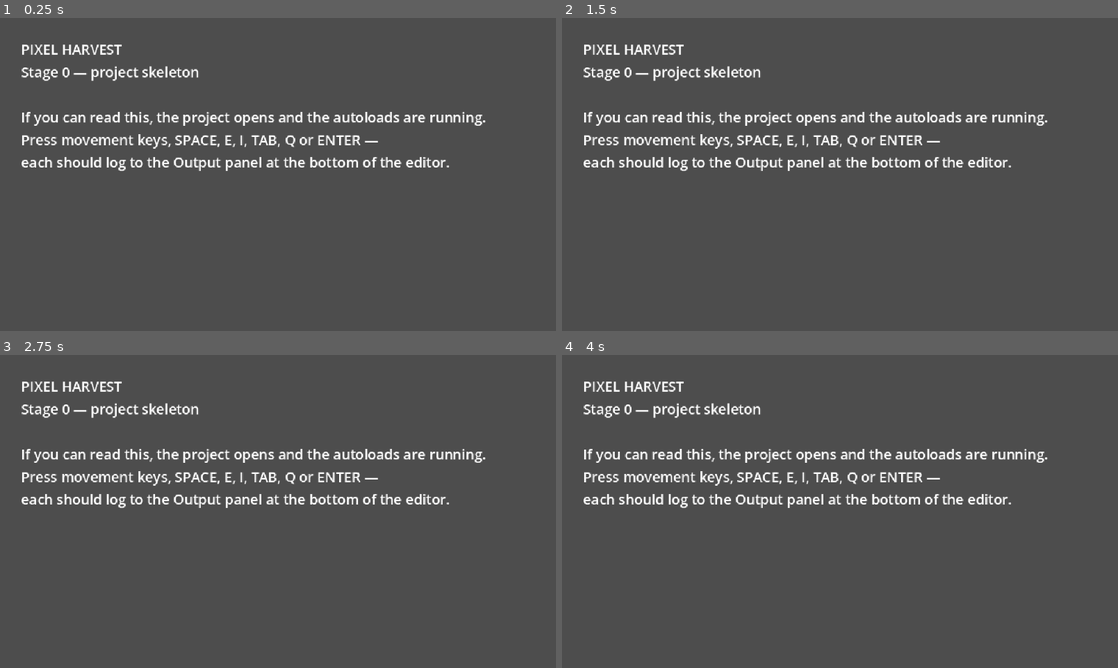
Above: before the commit, frames 1-4 (two rows, left to right).
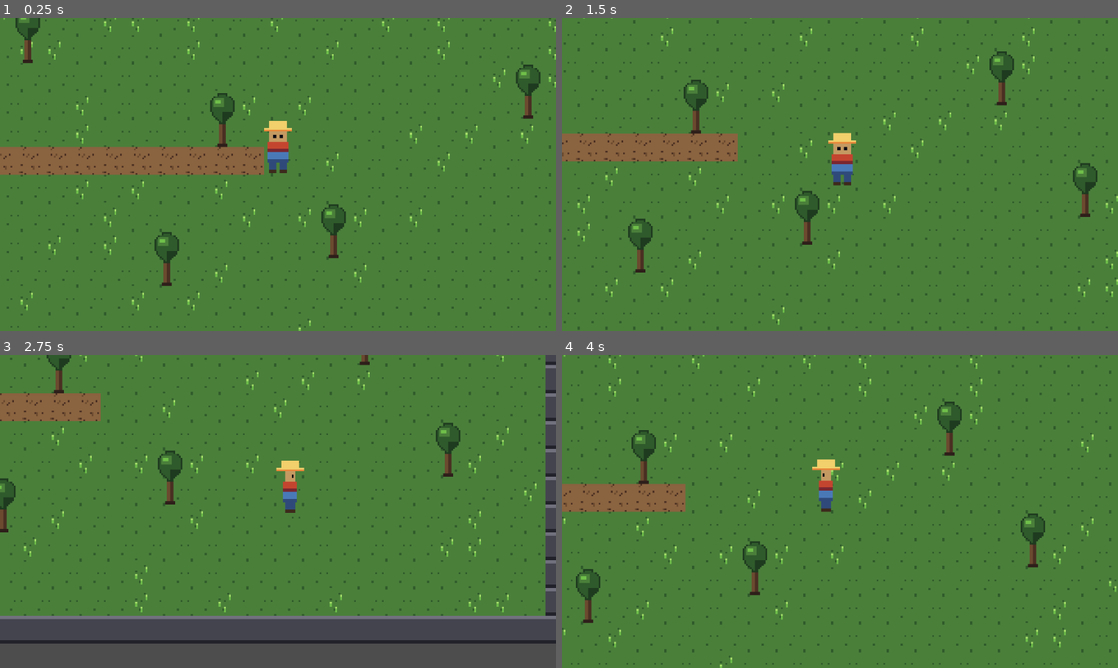
Above: after the commit, the same moments.

Repository: davebulwer-web/pixelharvest
Game: Godot game, scene res://scenes/main.tscn
Two runs of this game, one before a commit and one after it. Both use one fixed random seed, a clock stepped at 60 frames per second and the inputs below.
Inputs:
- Up to frame 1 (0.25 s): no input
- Up to frame 2 (1.5 s): tap Enter (sleep) at 0.5 s; hold D (move_right) 0.53-1.28 s; tap E (interact) at 0.6 s; hold S (move_down) from 1.28 s (still down); tap Tab (next_tool) at 1.35 s
- Up to frame 3 (2.75 s): release S (move_down) at 2.03 s; hold D (move_right) from 2.03 s (still down); tap Q (prev_tool) at 2.1 s
- Up to frame 4 (4 s): release D (move_right) at 2.78 s; hold W (move_up) 2.78-3.53 s; tap Enter (sleep) at 2.85 s; hold A (move_left) from 3.53 s (still down); tap Space (use_tool) at 3.6 s

The runs differ from the first frame. In frame 1, 100% of the frame differs, in the area x 0-100%, y 0-100%; in frame 2, 100%; in frame 3, 84%; in frame 4, 100%.

Commit message:
Stage 1a: player movement, animation, collision, Y-sorting on placeholder art

Diff:
--- /dev/null
+++ b/assets/sprites/player_frames.tres
@@ -0,0 +1,214 @@
+[gd_resource type="SpriteFrames" load_steps=26 format=3]
+
+[ext_resource type="Texture2D" path="res://assets/sprites/player_placeholder.png" id="1_player"]
+
+[sub_resource type="AtlasTexture" id="AtlasTexture_down_0"]
+atlas = ExtResource("1_player")
+region = Rect2(0, 0, 32, 32)
+
+[sub_resource type="AtlasTexture" id="AtlasTexture_down_1"]
+atlas = ExtResource("1_player")
+region = Rect2(32, 0, 32, 32)
+
+[sub_resource type="AtlasTexture" id="AtlasTexture_down_2"]
+atlas = ExtResource("1_player")
+region = Rect2(64, 0, 32, 32)
+
+[sub_resource type="AtlasTexture" id="AtlasTexture_down_3"]
+atlas = ExtResource("1_player")
+region = Rect2(96, 0, 32, 32)
+
+[sub_resource type="AtlasTexture" id="AtlasTexture_down_4"]
+atlas = ExtResource("1_player")
+region = Rect2(128, 0, 32, 32)
+
+[sub_resource type="AtlasTexture" id="AtlasTexture_down_5"]
+atlas = ExtResource("1_player")
+region = Rect2(160, 0, 32, 32)
+
+[sub_resource type="AtlasTexture" id="AtlasTexture_up_0"]
+atlas = ExtResource("1_player")
+region = Rect2(0, 32, 32, 32)
+
+[sub_resource type="AtlasTexture" id="AtlasTexture_up_1"]
+atlas = ExtResource("1_player")
+region = Rect2(32, 32, 32, 32)
+
+[sub_resource type="AtlasTexture" id="AtlasTexture_up_2"]
+atlas = ExtResource("1_player")
+region = Rect2(64, 32, 32, 32)
+
+[sub_resource type="AtlasTexture" id="AtlasTexture_up_3"]
+atlas = ExtResource("1_player")
+region = Rect2(96, 32, 32, 32)
+
+[sub_resource type="AtlasTexture" id="AtlasTexture_up_4"]
+atlas = ExtResource("1_player")
+region = Rect2(128, 32, 32, 32)
+
+[sub_resource type="AtlasTexture" id="AtlasTexture_up_5"]
+atlas = ExtResource("1_player")
+region = Rect2(160, 32, 32, 32)
+
+[sub_resource type="AtlasTexture" id="AtlasTexture_left_0"]
+atlas = ExtResource("1_player")
+region = Rect2(0, 64, 32, 32)
+
+[sub_resource type="AtlasTexture" id="AtlasTexture_left_1"]
+atlas = ExtResource("1_player")
+region = Rect2(32, 64, 32, 32)
+
+[sub_resource type="AtlasTexture" id="AtlasTexture_left_2"]
+atlas = ExtResource("1_player")
+region = Rect2(64, 64, 32, 32)
+
+[sub_resource type="AtlasTexture" id="AtlasTexture_left_3"]
+atlas = ExtResource("1_player")
+region = Rect2(96, 64, 32, 32)
+
+[sub_resource type="AtlasTexture" id="AtlasTexture_left_4"]
+atlas = ExtResource("1_player")
+region = Rect2(128, 64, 32, 32)
+
+[sub_resource type="AtlasTexture" id="AtlasTexture_left_5"]
+atlas = ExtResource("1_player")
+region = Rect2(160, 64, 32, 32)
+
+[sub_resource type="AtlasTexture" id="AtlasTexture_right_0"]
+atlas = ExtResource("1_player")
+region = Rect2(0, 96, 32, 32)
+
+[sub_resource type="AtlasTexture" id="AtlasTexture_right_1"]
+atlas = ExtResource("1_player")
+region = Rect2(32, 96, 32, 32)
+
+[sub_resource type="AtlasTexture" id="AtlasTexture_right_2"]
+atlas = ExtResource("1_player")
+region = Rect2(64, 96, 32, 32)
+
+[sub_resource type="AtlasTexture" id="AtlasTexture_right_3"]
+atlas = ExtResource("1_player")
+region = Rect2(96, 96, 32, 32)
+
+[sub_resource type="AtlasTexture" id="AtlasTexture_right_4"]
+atlas = ExtResource("1_player")
+region = Rect2(128, 96, 32, 32)
+
+[sub_resource type="AtlasTexture" id="AtlasTexture_right_5"]
+atlas = ExtResource("1_player")
+region = Rect2(160, 96, 32, 32)
+
+[resource]
+animations = [{
+"frames": [{
+"duration": 1.0,
+"texture": SubResource("AtlasTexture_down_0")
+}, {
+"duration": 1.0,
+"texture": SubResource("AtlasTexture_down_1")
+}],
+"loop": true,
+"name": &"idle_down",
+"speed": 2.0
+}, {
+"frames": [{
+"duration": 1.0,
+"texture": SubResource("AtlasTexture_down_2")
+}, {
+"duration": 1.0,
+"texture": SubResource("AtlasTexture_down_3")
+}, {
+"duration": 1.0,
+"texture": SubResource("AtlasTexture_down_4")
+}, {
+"duration": 1.0,
+"texture": SubResource("AtlasTexture_down_5")
+}],
+"loop": true,
+"name": &"walk_down",
+"speed": 8.0
+}, {
+"frames": [{
+"duration": 1.0,
+"texture": SubResource("AtlasTexture_up_0")
+}, {
+"duration": 1.0,
+"texture": SubResource("AtlasTexture_up_1")
+}],
+"loop": true,
+"name": &"idle_up",
+"speed": 2.0
+}, {
+"frames": [{
+"duration": 1.0,
+"texture": SubResource("AtlasTexture_up_2")
+}, {
+"duration": 1.0,
+"texture": SubResource("AtlasTexture_up_3")
+}, {
+"duration": 1.0,
+"texture": SubResource("AtlasTexture_up_4")
+}, {
+"duration": 1.0,
+"texture": SubResource("AtlasTexture_up_5")
+}],
+"loop": true,
+"name": &"walk_up",
+"speed": 8.0
+}, {
+"frames": [{
+"duration": 1.0,
+"texture": SubResource("AtlasTexture_left_0")
+}, {
+"duration": 1.0,
+"texture": SubResource("AtlasTexture_left_1")
+}],
+"loop": true,
+"name": &"idle_left",
+"speed": 2.0
+}, {
+"frames": [{
+"duration": 1.0,
+"texture": SubResource("AtlasTexture_left_2")
+}, {
+"duration": 1.0,
+"texture": SubResource("AtlasTexture_left_3")
+}, {
+"duration": 1.0,
+"texture": SubResource("AtlasTexture_left_4")
+}, {
+"duration": 1.0,
+"texture": SubResource("AtlasTexture_left_5")
+}],
+"loop": true,
+"name": &"walk_left",
+"speed": 8.0
+}, {
+"frames": [{
+"duration": 1.0,
+"texture": SubResource("AtlasTexture_right_0")
+}, {
+"duration": 1.0,
+"texture": SubResource("AtlasTexture_right_1")
+}],
+"loop": true,
+"name": &"idle_right",
+"speed": 2.0
+}, {
+"frames": [{
+"duration": 1.0,
+"texture": SubResource("AtlasTexture_right_2")
+}, {
+"duration": 1.0,
+"texture": SubResource("AtlasTexture_right_3")
+}, {
+"duration": 1.0,
+"texture": SubResource("AtlasTexture_right_4")
+}, {
+"duration": 1.0,
+"texture": SubResource("AtlasTexture_right_5")
+}],
+"loop": true,
+"name": &"walk_right",
+"speed": 8.0
+}]
--- /dev/null
+++ b/assets/tilesets/ground_tileset.tres
@@ -0,0 +1,22 @@
+[gd_resource type="TileSet" load_steps=3 format=3]
+
+[ext_resource type="Texture2D" path="res://assets/tilesets/ground_placeholder.png" id="1_ground"]
+
+[sub_resource type="TileSetAtlasSource" id="TileSetAtlasSource_ground"]
+texture = ExtResource("1_ground")
+texture_region_size = Vector2i(16, 16)
+0:0/0 = 0
+1:0/0 = 0
+2:0/0 = 0
+3:0/0 = 0
+4:0/0 = 0
+5:0/0 = 0
+5:0/0/physics_layer_0/polygon_0/points = PackedVector2Array(-8, -8, 8, -8, 8, 8, -8, 8)
+6:0/0 = 0
+7:0/0 = 0
+7:0/0/physics_layer_0/polygon_0/points = PackedVector2Array(-8, -8, 8, -8, 8, 8, -8, 8)
+
+[resource]
+tile_size = Vector2i(16, 16)
+physics_layer_0/collision_layer = 1
+sources/0 = SubResource("TileSetAtlasSource_ground")
--- a/scenes/main.tscn
+++ b/scenes/main.tscn
@@ -1,6 +1,18 @@
-[gd_scene load_steps=2 format=3]
+[gd_scene load_steps=4 format=3]
 
 [ext_resource type="Script" path="res://scripts/main.gd" id="1_main"]
+[ext_resource type="TileSet" path="res://assets/tilesets/ground_tileset.tres" id="2_tileset"]
+[ext_resource type="PackedScene" path="res://scenes/player.tscn" id="3_player"]
 
-[node name="Main" type="Node2D"]
+[node name="Farm" type="Node2D"]
 script = ExtResource("1_main")
+
+[node name="Ground" type="TileMapLayer" parent="."]
+z_index = -1
+tile_set = ExtResource("2_tileset")
+
+[node name="Entities" type="Node2D" parent="."]
+y_sort_enabled = true
+
+[node name="Player" parent="Entities" instance=ExtResource("3_player")]
+position = Vector2(232, 208)
--- /dev/null
+++ b/scenes/player.tscn
@@ -0,0 +1,24 @@
+[gd_scene load_steps=4 format=3]
+
+[ext_resource type="Script" path="res://scripts/player.gd" id="1_player"]
+[ext_resource type="SpriteFrames" path="res://assets/sprites/player_frames.tres" id="2_frames"]
+
+[sub_resource type="RectangleShape2D" id="RectangleShape2D_body"]
+size = Vector2(12, 8)
+
+[node name="Player" type="CharacterBody2D"]
+script = ExtResource("1_player")
+
+[node name="Sprite" type="AnimatedSprite2D" parent="."]
+sprite_frames = ExtResource("2_frames")
+animation = &"idle_down"
+offset = Vector2(0, -16)
+
+[node name="Collision" type="CollisionShape2D" parent="."]
+position = Vector2(0, -4)
+shape = SubResource("RectangleShape2D_body")
+
+[node name="Camera2D" type="Camera2D" parent="."]
+zoom = Vector2(2, 2)
+position_smoothing_enabled = true
+position_smoothing_speed = 8.0
--- /dev/null
+++ b/scenes/tree.tscn
@@ -0,0 +1,16 @@
+[gd_scene load_steps=3 format=3]
+
+[ext_resource type="Texture2D" path="res://assets/sprites/tree_placeholder.png" id="1_tree"]
+
+[sub_resource type="RectangleShape2D" id="RectangleShape2D_trunk"]
+size = Vector2(10, 6)
+
+[node name="Tree" type="StaticBody2D"]
+
+[node name="Sprite" type="Sprite2D" parent="."]
+texture = ExtResource("1_tree")
+offset = Vector2(0, -16)
+
+[node name="Collision" type="CollisionShape2D" parent="."]
+position = Vector2(0, -3)
+shape = SubResource("RectangleShape2D_trunk")
--- a/scripts/main.gd
+++ b/scripts/main.gd
@@ -1,41 +1,102 @@
 extends Node2D
 ##
-## Stage 0 placeholder scene.
+## Farm — the Stage 1 walking-skeleton scene.
 ##
-## Its only job is to prove the project opens, the autoloads start, and input
-## registration works end to end. Stage 1 replaces it with the farm scene.
+## The ground is painted here in code rather than stored in the scene file.
+## That is deliberate and permanent: architecture rule 1 says the TileMapLayer
+## is a *view*. In Stage 2 this placeholder generator is replaced by FarmData
+## driving the same `set_cell` calls, and nothing else about the scene changes.
+##
+## Scene structure matters for depth:
+##
+##   Farm
+##   ├── Ground     (TileMapLayer, z_index -1, NOT y-sorted — always underfoot)
+##   └── Entities   (y-sorted — player and props sort against each other by
+##                   their node origin, which for both sits at their base)
 ##
 
-const LINES: Array[String] = [
-	"PIXEL HARVEST",
-	"Stage 0 — project skeleton",
-	"",
-	"If you can read this, the project opens and the autoloads are running.",
-	"Press movement keys, SPACE, E, I, TAB, Q or ENTER —",
-	"each should log to the Output panel at the bottom of the editor.",
+const TILE_PX := 16
+const SOURCE_ID := 0
+
+# Atlas coordinates into assets/tilesets/ground_placeholder.png
+const TILE_GRASS := Vector2i(0, 0)
+const TILE_GRASS_ALT := Vector2i(1, 0)
+const TILE_PATH := Vector2i(2, 0)
+const TILE_WATER := Vector2i(5, 0)
+const TILE_CLIFF := Vector2i(7, 0)
+
+const FARM_SIZE := Vector2i(30, 20)
+const POND := Rect2i(21, 3, 5, 4)
+const PATH_ROW := 12
+
+## Fixed so the placeholder farm looks the same every run — a moving layout
+## makes it impossible to tell a code change from a seed change.
+const LAYOUT_SEED := 20261114
+const GRASS_VARIATION := 0.18
+
+const TREE_CELLS: Array[Vector2i] = [
+	Vector2i(4, 4), Vector2i(7, 3), Vector2i(5, 8),
+	Vector2i(19, 6), Vector2i(23, 10), Vector2i(26, 14),
+	Vector2i(10, 16), Vector2i(16, 15), Vector2i(12, 11),
 ]
+
+const TREE_SCENE := preload("res://scenes/tree.tscn")
+
+@onready var _ground: TileMapLayer = $Ground
+@onready var _entities: Node2D = $Entities
 
 
 func _ready() -> void:
-	print("--- Pixel Harvest ---")
-	print("Godot %s" % Engine.get_version_info().get("string", "unknown"))
-	print("EventBus loaded: %s" % (EventBus != null))
-	print("InputActions loaded: %s" % (InputActions != null))
-	print("Input actions registered: %d" % InputActions.ACTIONS.size())
-	print("Press keys to test input. ---")
-	_add_banner()
+	_paint_ground()
+	_place_trees()
+
+	print("--- Pixel Harvest · Stage 1 ---")
+	print("Farm %dx%d tiles, %d trees" % [FARM_SIZE.x, FARM_SIZE.y, TREE_CELLS.size()])
+	print("WASD or arrows to move. Walk behind a tree to check Y-sorting,")
+	print("and into the pond or the rock border to check collision.")
+	print("-------------------------------")
 
 
-func _add_banner() -> void:
-	var label := Label.new()
-	label.text = "\n".join(LINES)
-	label.position = Vector2(24.0, 24.0)
-	add_child(label)
+## Where a cell's centre sits in pixels.
+func cell_centre(cell: Vector2i) -> Vector2:
+	return Vector2(cell.x * TILE_PX + TILE_PX / 2.0, cell.y * TILE_PX + TILE_PX / 2.0)
 
 
-func _unhandled_input(event: InputEvent) -> void:
-	if not event.is_pressed() or event.is_echo():
-		return
-	for action_name: StringName in InputActions.ACTIONS:
-		if event.is_action_pressed(action_name):
-			print("action pressed: %s" % action_name)
+## Where a cell's bottom edge sits — the anchor for anything standing on it.
+func cell_base(cell: Vector2i) -> Vector2:
+	return Vector2(cell.x * TILE_PX + TILE_PX / 2.0, float((cell.y + 1) * TILE_PX))
+
+
+func _paint_ground() -> void:
+	var rng := RandomNumberGenerator.new()
+	rng.seed = LAYOUT_SEED
+
+	# One cell of border beyond the farm, so the player meets a wall rather
+	# than the edge of the world.
+	for y in range(-1, FARM_SIZE.y + 1):
+		for x in range(-1, FARM_SIZE.x + 1):
+			var cell := Vector2i(x, y)
+			_ground.set_cell(cell, SOURCE_ID, _tile_for(cell, rng))
+
+
+func _tile_for(cell: Vector2i, rng: RandomNumberGenerator) -> Vector2i:
+	var outside := (
+		cell.x < 0 or cell.y < 0
+		or cell.x >= FARM_SIZE.x or cell.y >= FARM_SIZE.y
+	)
+	if outside:
+		return TILE_CLIFF
+	if POND.has_point(cell):
+		return TILE_WATER
+	if cell.y == PATH_ROW and cell.x < 14:
+		return TILE_PATH
+	if rng.randf() < GRASS_VARIATION:
+		return TILE_GRASS_ALT
+	return TILE_GRASS
+
+
+func _place_trees() -> void:
+	for cell in TREE_CELLS:
+		var tree := TREE_SCENE.instantiate()
+		tree.position = cell_base(cell)
+		_entities.add_child(tree)
--- /dev/null
+++ b/scripts/player.gd
@@ -0,0 +1,45 @@
+extends CharacterBody2D
+##
+## Player — movement and four-direction animation.
+##
+## The node origin sits at the character's FEET, not the centre of the sprite.
+## The AnimatedSprite2D is offset upward by half a cell to achieve that. This
+## matters for two reasons: Y-sorting compares node positions, so the feet are
+## the correct reference for "who is in front"; and in Stage 2 the tile the
+## player is standing on is simply the tile under the origin.
+##
+
+## Pixels per second. At 16px tiles this is roughly 4.4 tiles a second.
+const SPEED := 70.0
+
+@onready var _sprite: AnimatedSprite2D = $Sprite
+
+## Last direction faced, so idle animation keeps facing the right way.
+var _facing: StringName = &"down"
+
+
+func _physics_process(_delta: float) -> void:
+	var direction := Input.get_vector(
+		&"move_left", &"move_right", &"move_up", &"move_down"
+	)
+	velocity = direction * SPEED
+	move_and_slide()
+	_update_animation(direction)
+
+
+func _update_animation(direction: Vector2) -> void:
+	if direction == Vector2.ZERO:
+		_sprite.play("idle_%s" % _facing)
+		return
+	_facing = _facing_for(direction)
+	_sprite.play("walk_%s" % _facing)
+
+
+## Movement is eight-way but the art is four-way, so the larger axis wins.
+## Horizontal is checked first, which makes diagonal movement read as
+## left/right — the convention most top-down games use, because the side
+## profiles are more distinctive than front and back.
+func _facing_for(direction: Vector2) -> StringName:
+	if absf(direction.x) > absf(direction.y):
+		return &"right" if direction.x > 0.0 else &"left"
+	return &"down" if direction.y > 0.0 else &"up"
Binary file added: assets/sprites/player_placeholder.png
Not shown, added: assets/sprites/player_placeholder.png.import
Binary file added: assets/sprites/tree_placeholder.png
Not shown, added: assets/sprites/tree_placeholder.png.import
Binary file added: assets/tilesets/ground_placeholder.png
Not shown, added: assets/tilesets/ground_placeholder.png.import
Not shown, added: scripts/player.gd.uid
Not shown, changed: CLAUDE.md
Not shown, changed: DECISIONS.md
Not shown, changed: STAGES.md
